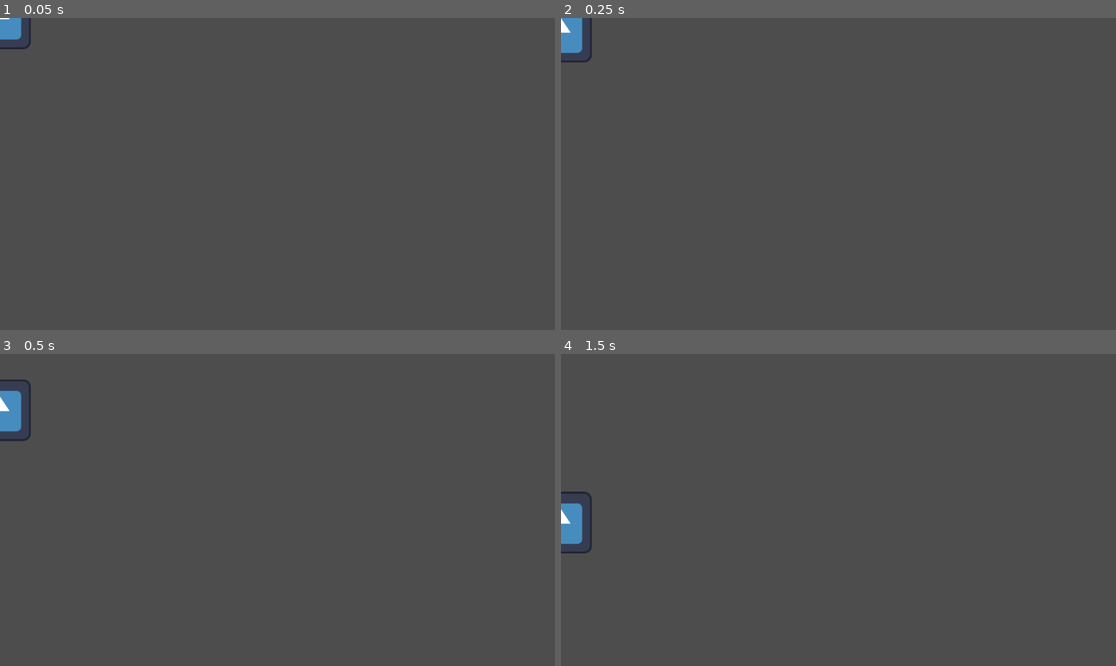
Above: before the commit, frames 1-4 (two rows, left to right).
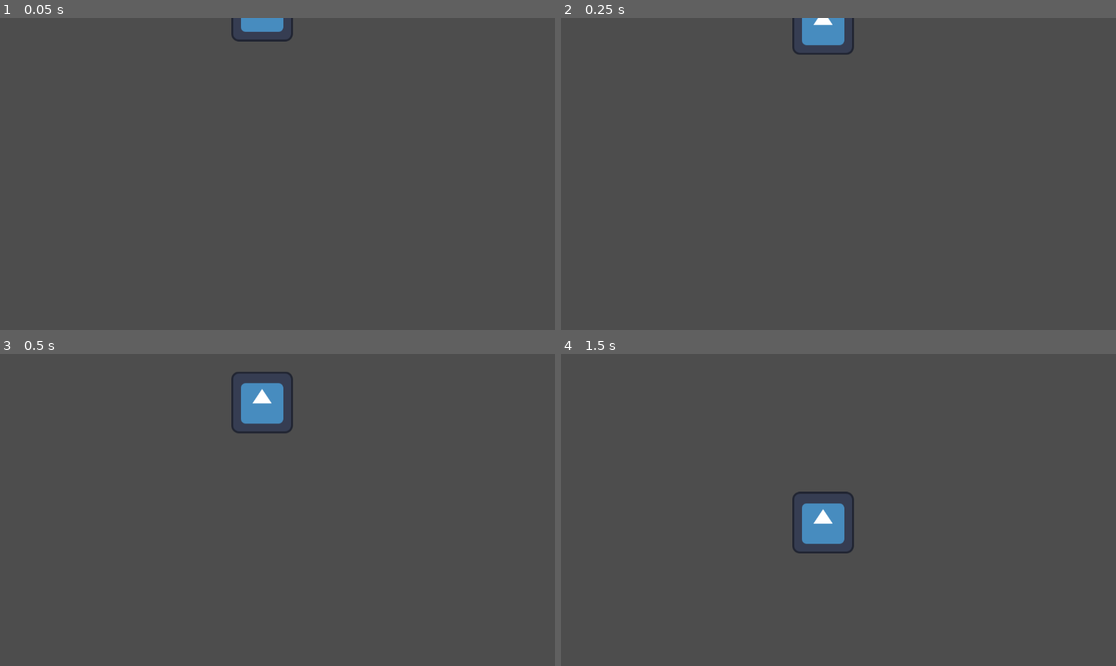
Above: after the commit, the same moments.

Repository: CCV-JamesNye/science-week4-physicsplayground
Game: Godot game, scene res://Scenes/week_4_work.tscn
Same seed, same stepped clock (60 frames per second), same inputs: the game is played once before the commit and once after it. The project has no main scene, so this scene is started directly. The engine's default icon, where the game draws it, is replaced by a stand-in: a white triangle on a blue panel in a dark square.
Inputs:
- Up to frame 1 (0.05 s): no input
- Up to frame 2 (0.25 s): no input
- Up to frame 3 (0.5 s): no input
- Up to frame 4 (1.5 s): tap Enter at 1.25 s

The runs differ from the first frame. In frame 1, 0.8% of the frame differs, in the area x 0-53%, y 0-11%; in frame 2, 1.3%; in frame 3, 1.9%; in frame 4, 1.9%, in the area x 0-53%, y 44-64%.

Commit message:
Moved RigidBody

Diff:
--- a/Scenes/week_4_work.tscn
+++ b/Scenes/week_4_work.tscn
@@ -16,6 +16,7 @@
 shape = SubResource("WorldBoundaryShape2D_ujq3c")
 
 [node name="RigidBody2D" type="RigidBody2D" parent="." unique_id=2110908131]
+position = Vector2(544, -16)
 
 [node name="CollisionShape2D" type="CollisionShape2D" parent="RigidBody2D" unique_id=2138156908]
 shape = SubResource("RectangleShape2D_ro7pi")
